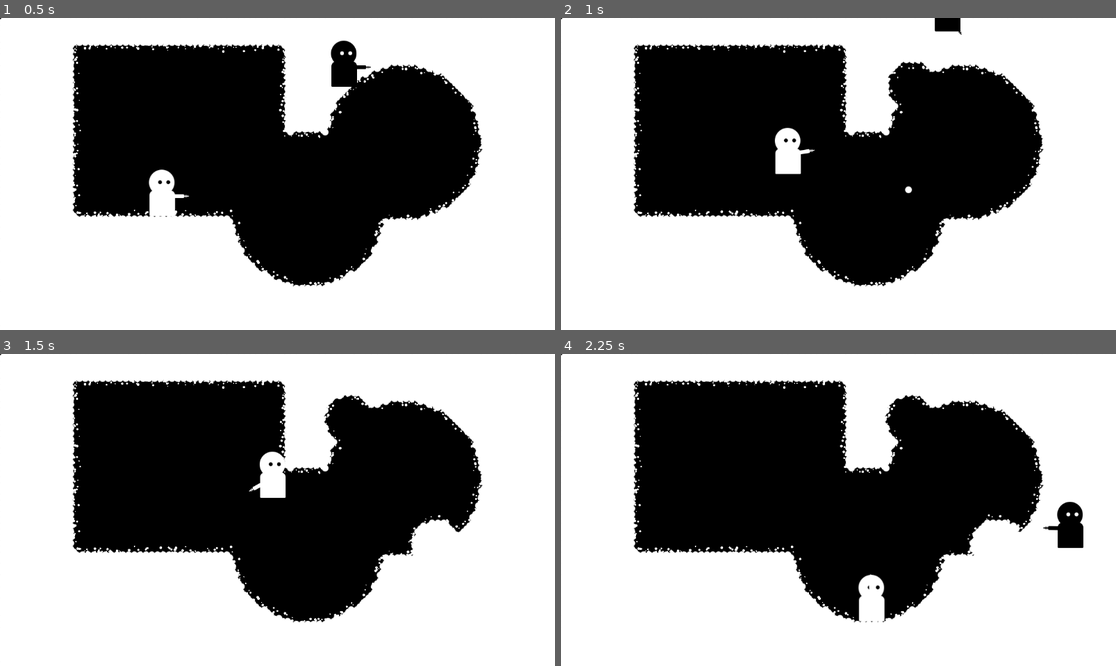
Above: before the commit, frames 1-4 (two rows, left to right).
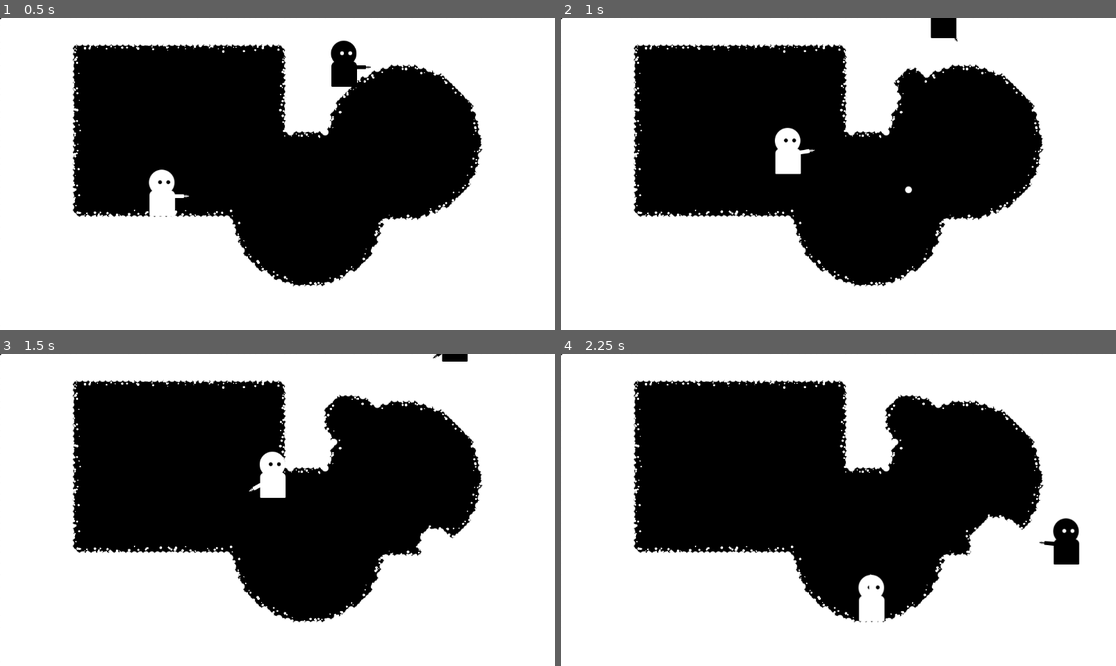
Above: after the commit, the same moments.

Repository: RobotRamen/margin
Game: Godot game, scene res://level_0.tscn
The game is run twice, just before and just after one commit, with the same random seed, the same clock (stepped at 60 frames per second) and the same inputs.
Inputs (mouse positions are in pixels of both pictures, inside the frame that each line leads up to):
- Up to frame 1 (0.5 s): no input
- Up to frame 2 (1 s): move the mouse to (960, 158) at 0.52 s; hold D (right_1) from 0.53 s (still down); click (960, 158) at 0.67 s; tap Space (jump_1) at 0.77 s
- Up to frame 3 (1.5 s): keep holding D (right_1); move the mouse to (166, 525) at 1.27 s
- Up to frame 4 (2.25 s): tap Space (jump_1) at 1.52 s; move the mouse to (894, 441) at 2.02 s; release D (right_1) at 2.03 s; hold A (left_1) from 2.03 s (still down)

Frame 1 is identical in both runs. In frame 2, 0.5% of the frame differs, in the area x 58-73%, y 0-28%; in frame 3, 0.6%; in frame 4, 0.9%, in the area x 58-95%, y 12-68%.

Commit message:
updated blobber tweens

Diff:
--- a/black_blobber.gd
+++ b/black_blobber.gd
@@ -4,7 +4,7 @@
 func _ready():
 	$CollisionShape2D.shape.radius = 1.0
 	var tween = get_tree().create_tween()
-	tween.tween_property($CollisionShape2D.shape, "radius", 50, 0.3)
+	tween.tween_property($CollisionShape2D.shape, "radius", 50, 0.5).set_trans(Tween.TRANS_SINE)
 	tween.tween_callback(queue_free)
 # Called every frame. 'delta' is the elapsed time since the previous frame.
 func _process(delta):
--- a/white_blobber.gd
+++ b/white_blobber.gd
@@ -3,7 +3,7 @@
 func _ready():
 	$CollisionShape2D.shape.radius = 1.0
 	var tween = get_tree().create_tween()
-	tween.tween_property($CollisionShape2D.shape, "radius", 50, 0.3)
+	tween.tween_property($CollisionShape2D.shape, "radius", 50, 0.5).set_trans(Tween.TRANS_SINE)
 	tween.tween_callback(queue_free)
 # Called every frame. 'delta' is the elapsed time since the previous frame.
 func _process(delta):
